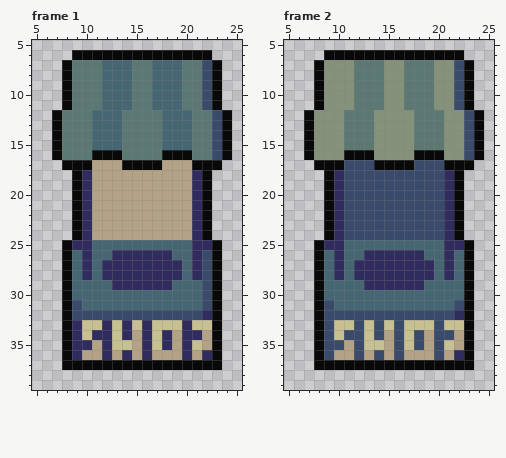
Two states of a pixel-art file, assets/sprites/objects/store.aseprite. Above, as it was before the edit.
32x40 pixels, 2 frames. Shown: frame 1: x 5..25, y 5..39; frame 2: x 5..25, y 5..39.
The same view after the edit:
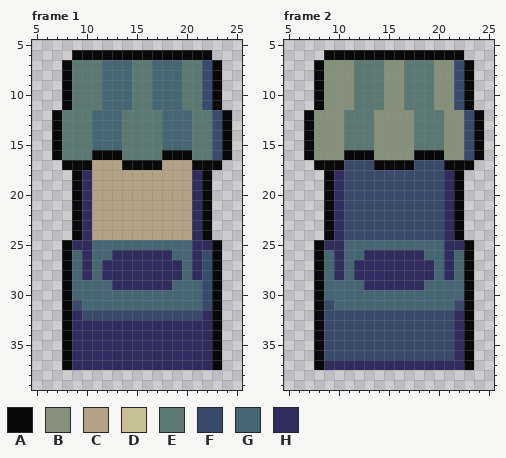
Palette (. is transparent): A #090909  B #85917a  C #b3a286  D #c7c093  E #5c7873  F #3a4a6b  G #466673  H #302c5e
What changed:
--- frame 1, layer "Layer 1"
@@ x 5..25 @@
 31 ...AFGGGGGGGGGGGGFA..
-32 ...AFFFFFFFFFFFFFHA..
-33 ...AHDDHDHDHDDDHDDA..
-34 ...AHDHHDHCHDHCHHCA..
-35 ...AHHCHDDCHDHCHDCA..
-36 ...AHCCHCHCHCCCHCHA..
-37 ...AAAAAAAAAAAAAAAA..
+32 ...AHFFFFFFFFFFFFHA..
+33 ...AHHHHHHHHHHHHHHA..
+34 ...AHHHHHHHHHHHHHHA..
+35 ...AHHHHHHHHHHHHHHA..
+36 ...AHHHHHHHHHHHHHHA..
+37 ...AHHHHHHHHHHHHHHA..
 38 .....................
--- frame 2, layer "Layer 1"
@@ x 5..25 @@
 32 ...AFFFFFFFFFFFFFHA..
-33 ...AFDDFDFDFDDDFDDA..
-34 ...AFDFFDFCFDFCFFCA..
-35 ...AFFCFDDCFDFCFDCA..
-36 ...AFCCFCFCFCCCFCHA..
-37 ...AAAAAAAAAAAAAAAA..
+33 ...AFFFFFFFFFFFFFHA..
+34 ...AFFFFFFFFFFFFFHA..
+35 ...AFFFFFFFFFFFFFHA..
+36 ...AFFFFFFFFFFFFFHA..
+37 ...AHHHHHHHHHHHHHHA..
 38 .....................
Changed places in both pictures, as pixel boxes (x1, y1, x2, y2):
changed: (72, 310, 212, 370)
changed: (324, 320, 464, 370)
